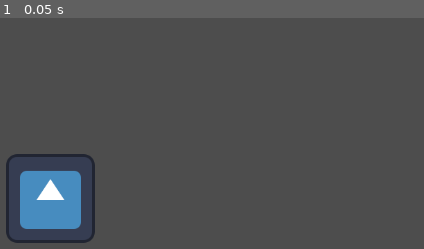
Above: before the commit, frame 1.
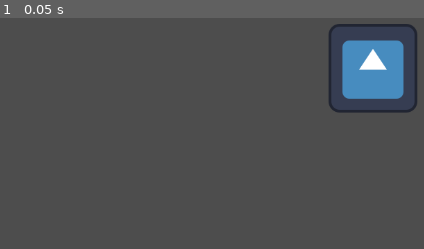
Above: after the commit, the same moment.

Repository: matiaschapa/protester-game
Game: Godot game, scene res://juego-principal.tscn
Same seed, same stepped clock (60 frames per second), same inputs: the game is played once before the commit and once after it. The project has no main scene, so this scene is started directly. The engine's default icon, where the game draws it, is replaced by a stand-in: a white triangle on a blue panel in a dark square.
Inputs:
- Up to frame 1 (0.05 s): no input

The runs differ from the first frame. In frame 1, 9.4% of the frame differs, in the area x 1-99%, y 2-98%.

Commit message:
movi el sprite 2d

Diff:
--- a/juego-principal.tscn
+++ b/juego-principal.tscn
@@ -5,5 +5,5 @@
 [node name="Node2D" type="Node2D"]
 
 [node name="Sprite2D" type="Sprite2D" parent="."]
-position = Vector2(537, 311)
+position = Vector2(1002, 123)
 texture = ExtResource("1_avjge")
